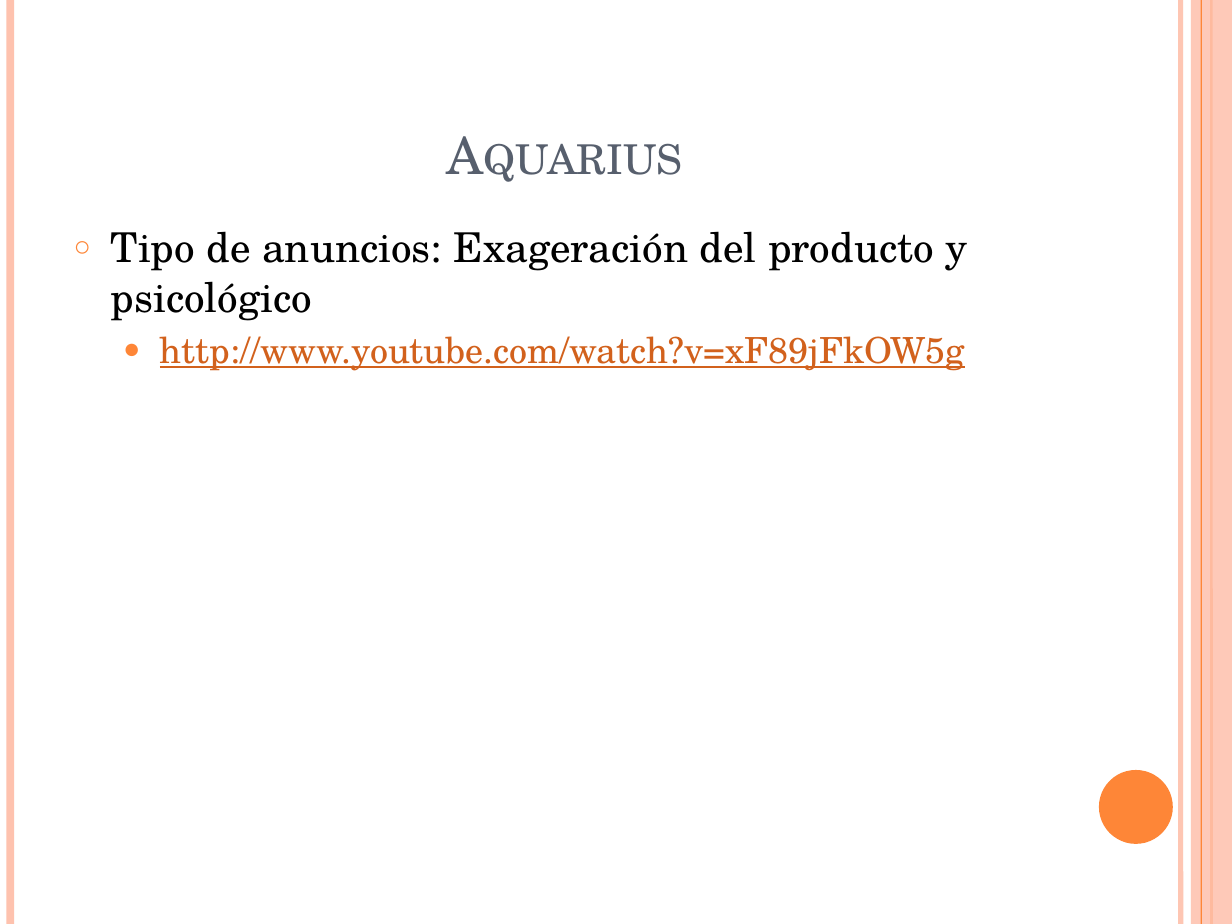
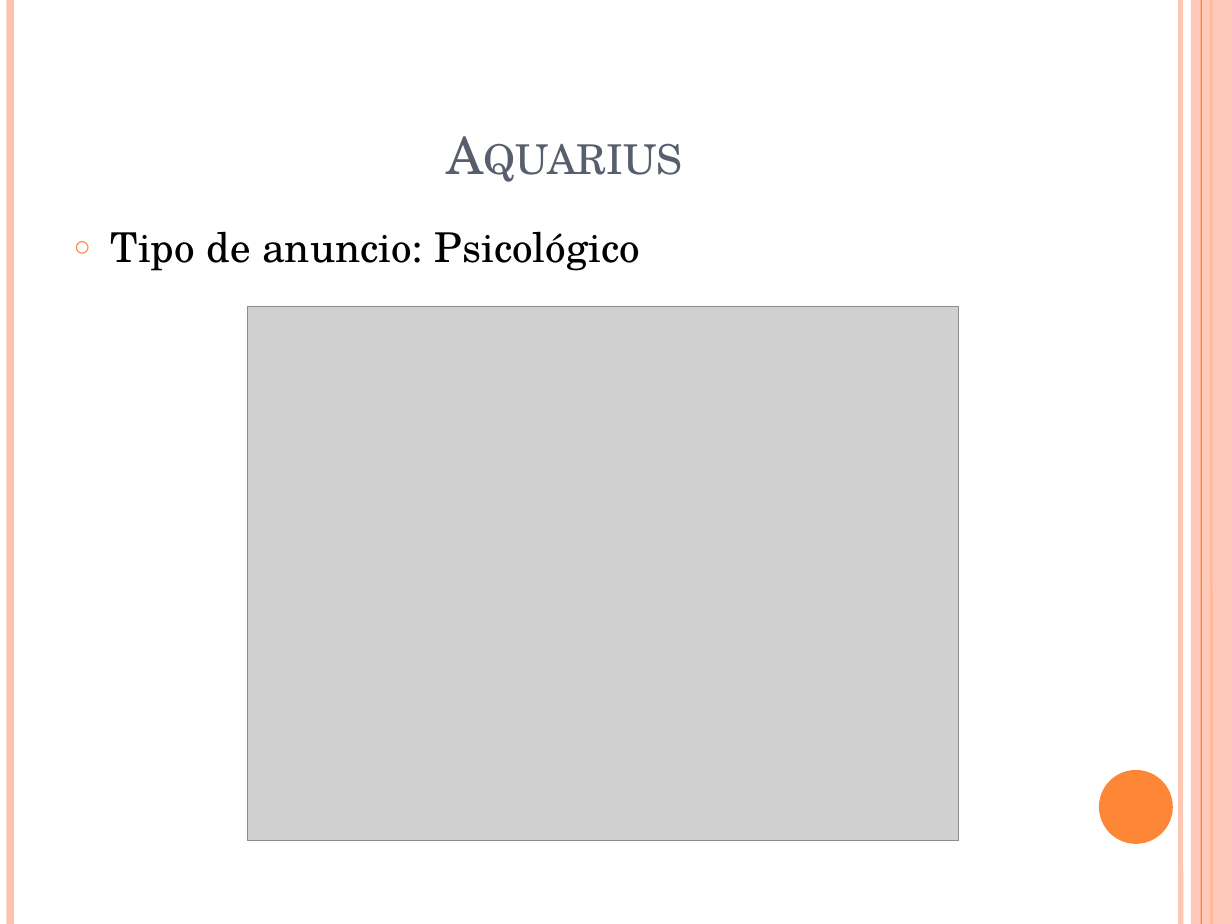
Before and after one commit to Sulley38/ProyectoEDA, a slide deck: slide 8 of docs/TIPOS DE ANUNCIOS.pptm. Drawn at 1232x924 pixels with LibreOffice and Linux fonts; fonts in the diff are those of the drawing; grey boxes stand for pictures. Boxes give left, top, right and bottom in pixels: in the first picture for what was removed or moved away, otherwise in the second. Text is boxed around its words. In the diff, an @@ line names an element or a change of style, - is before the commit and + after.

Commit message:
Anuncios EAE

```diff
--- a/docs/TIPOS DE ANUNCIOS.pptm
+++ b/docs/TIPOS DE ANUNCIOS.pptm
@@ text at bbox=[111, 231, 640, 271]: text changed @@
-○ Tipo de anuncios: Exageración del producto y psicológico
-  ● http://www.youtube.com/watch?v=xF89jFkOW5g
+○ Tipo de anuncio: Psicológico
@@ picture added at bbox=[248, 307, 958, 840] @@
```
Also in this commit, not shown: 7 other slides changed, 2 slides added, 1 slide removed, 2 other files.
